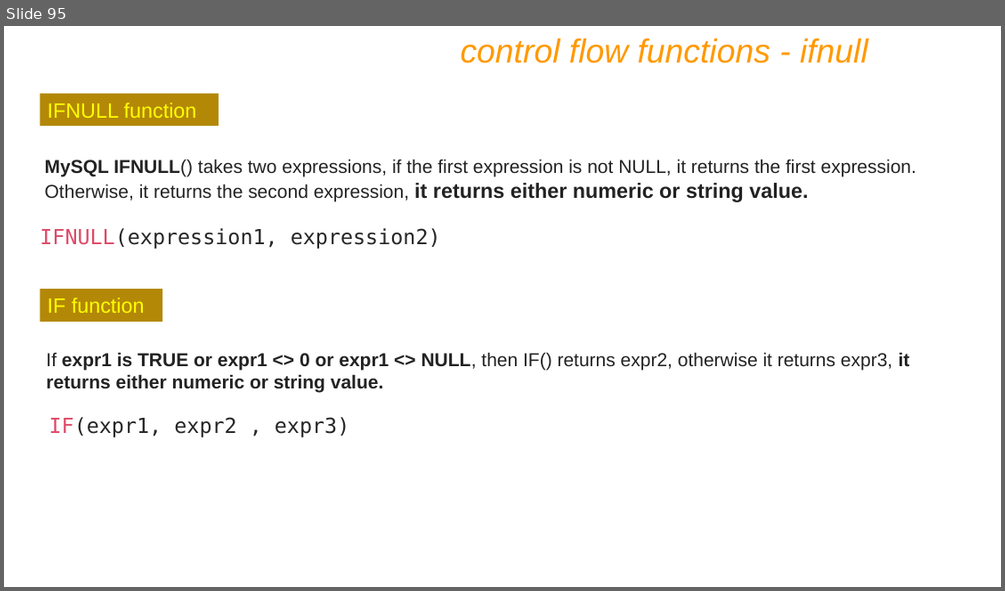
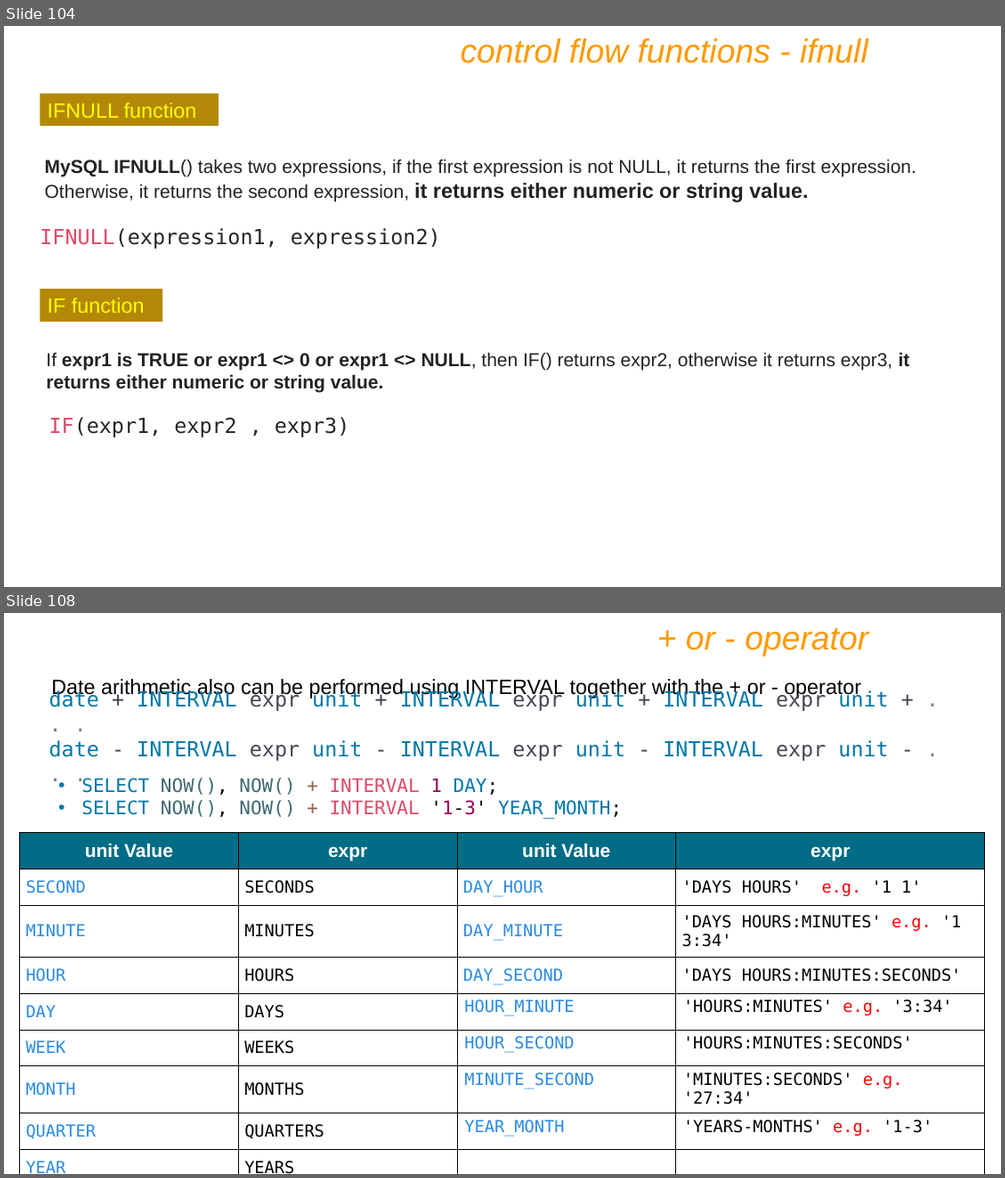
Before and after one commit to Abhis0702/DBT_MySQL, a slide deck: IET MySQL PPT Ver9.pptx. Shown one above the other, each under a label of ours: slide 95 before the commit, slides 104 and 108 after it; the slides between them are not shown. The pictures are 1005x591 and 1005x1178 pixels, drawn with LibreOffice and Linux fonts; fonts in the diff are those of the drawing. Boxes give left, top, right and bottom in pixels: in the first picture for what was removed or moved away, otherwise in the second. Text is boxed around its words. In the diff, an @@ line names an element or a change of style, - is before the commit and + after.

```diff
--- a/IET MySQL PPT Ver9.pptx
+++ b/IET MySQL PPT Ver9.pptx
@@ slide 108 added at bbox=[4, 613, 1001, 1174], background #FFFFFF @@
@@ text added at bbox=[686, 628, 868, 657], 32 pt, text #FF9900, italic @@
++ or - operator
@@ text added at bbox=[49, 690, 888, 761], 20 pt, text #0077AA @@
+date + INTERVAL expr unit + INTERVAL expr unit + INTERVAL expr unit + . . .
+date - INTERVAL expr unit - INTERVAL expr unit - INTERVAL expr unit - . . .
@@ text added at bbox=[51, 679, 861, 699], 20 pt, text #000000 @@
+Date arithmetic also can be performed using INTERVAL together with the + or - operator
@@ text added at bbox=[81, 778, 622, 819], 18 pt, text #0077AA @@
+• SELECT NOW(), NOW() + INTERVAL 1 DAY;
+• SELECT NOW(), NOW() + INTERVAL '1-3' YEAR_MONTH;
@@ table added at bbox=[20, 833, 985, 1174], 9 rows, 4 columns @@
+unit Value | expr | unit Value | expr
+SECOND | SECONDS | DAY_HOUR | 'DAYS HOURS' e.g. '1 1'
+MINUTE | MINUTES | DAY_MINUTE | 'DAYS HOURS:MINUTES' e.g. '1 3:34'
+HOUR | HOURS | DAY_SECOND | 'DAYS HOURS:MINUTES:SECONDS'
+DAY | DAYS | HOUR_MINUTE | 'HOURS:MINUTES' e.g. '3:34'
+WEEK | WEEKS | HOUR_SECOND | 'HOURS:MINUTES:SECONDS'
+MONTH | MONTHS | MINUTE_SECOND | 'MINUTES:SECONDS' e.g. '27:34'
+QUARTER | QUARTERS | YEAR_MONTH | 'YEARS-MONTHS' e.g. '1-3'
+YEAR | YEARS |  | 
@@ what was slide 95 is now slide 104 @@
```
Also in this commit, not shown: 4 slides changed, 83 other slides added.
